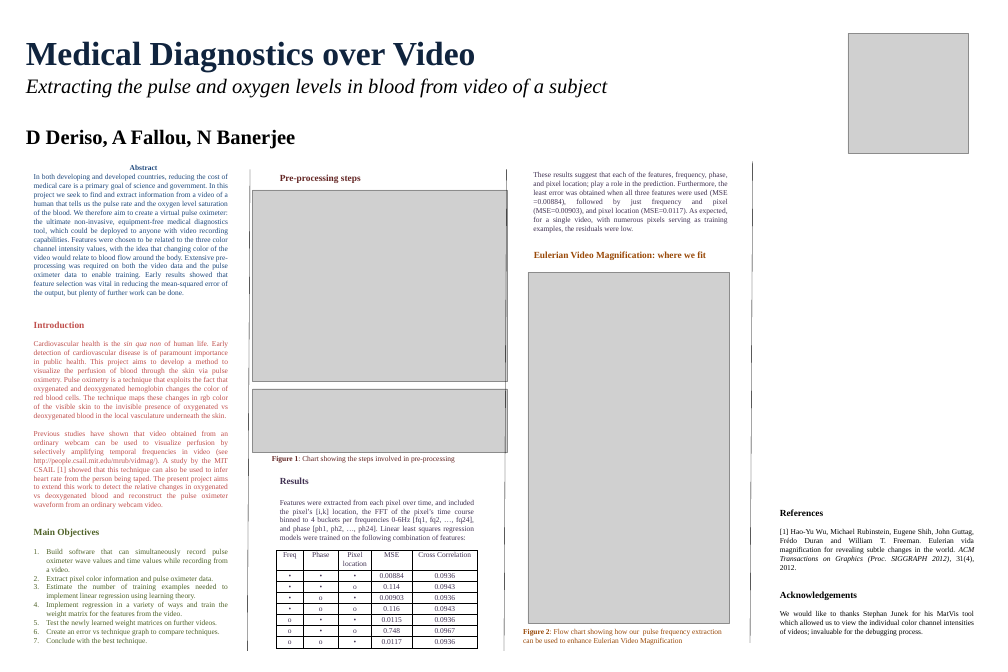
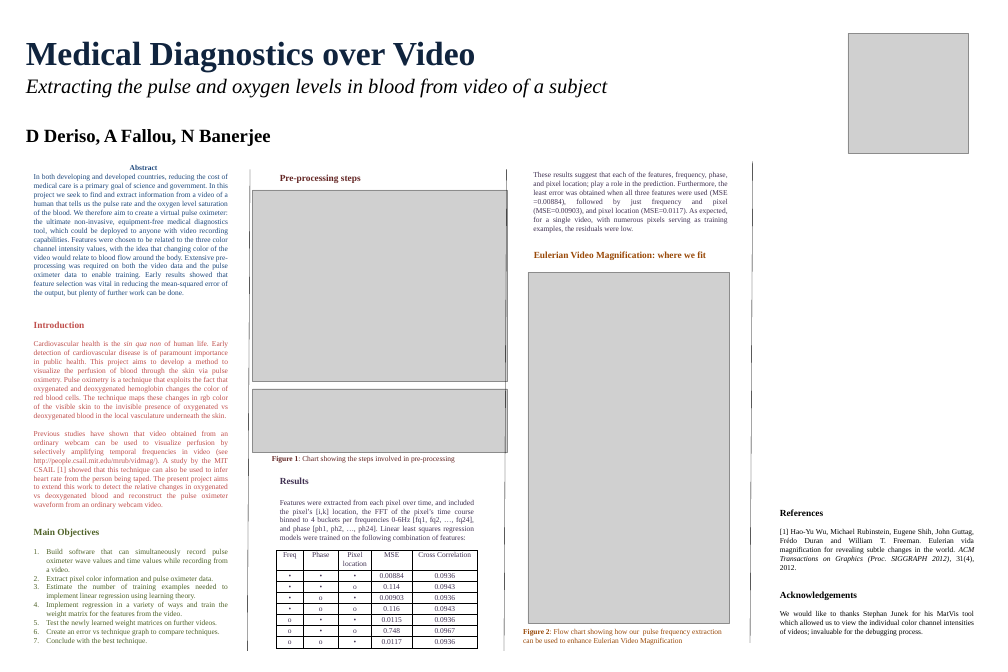
Before and after one commit to afallou/cs229_project_code, a slide deck: slide 1 of writeup/ppt_poster.pptx. Drawn at 1008x672 pixels with LibreOffice and Linux fonts; fonts in the diff are those of the drawing; grey boxes stand for pictures. Boxes give left, top, right and bottom in pixels: in the first picture for what was removed or moved away, otherwise in the second. Text is boxed around its words. In the diff, an @@ line names an element or a change of style, - is before the commit and + after.

Commit message:
Added ppt poster

```diff
--- a/writeup/ppt_poster.pptx
+++ b/writeup/ppt_poster.pptx
@@ text at (26,129,270,146): size 44 to 40 pt in "D Deriso, A Fallou, N Banerjee" @@
```
Also in this commit, not shown: 10 other files.
